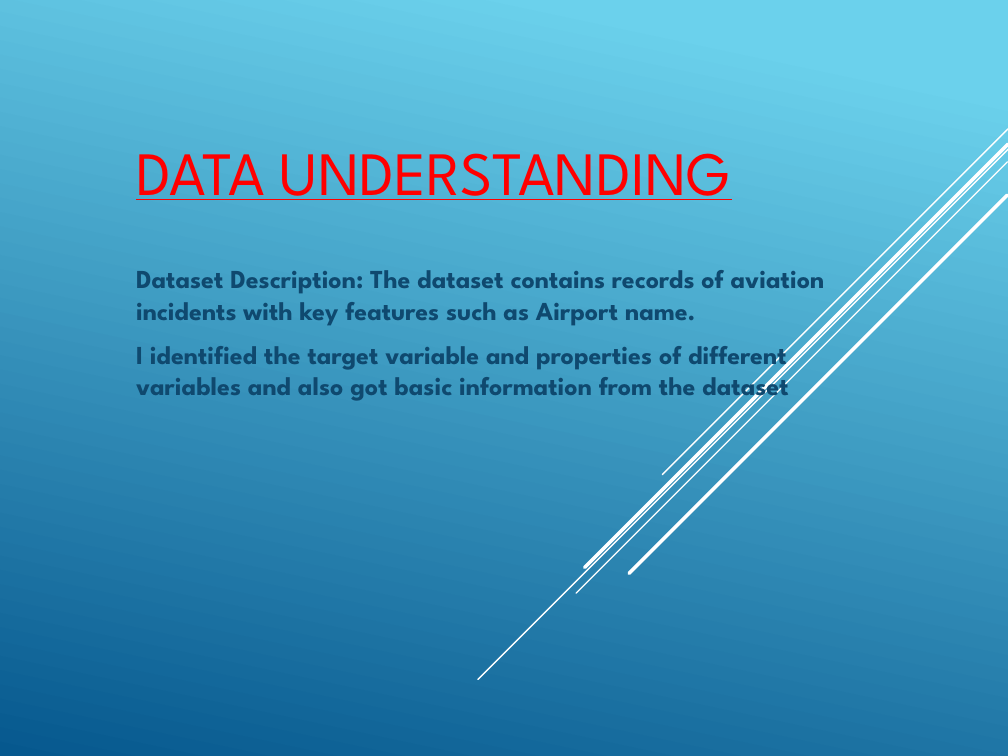
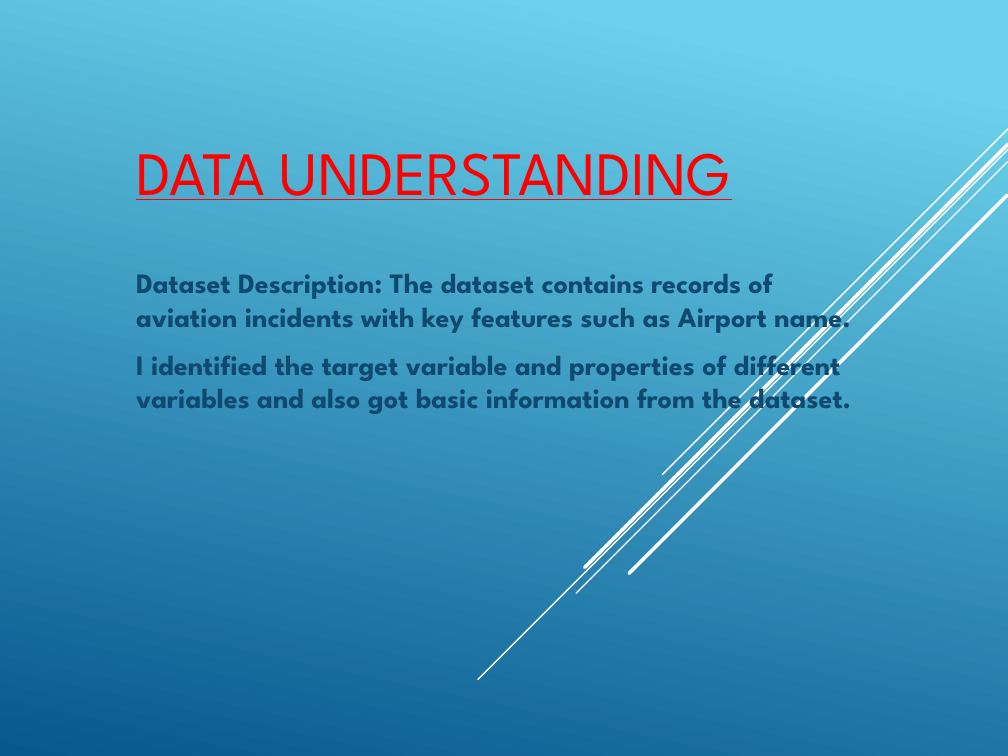
Before and after one commit to Zena-Karari/Final-Phase-1-Project, a slide deck: slide 4 of presentation.PDF.pptx. Drawn at 1008x756 pixels with LibreOffice and Linux fonts; fonts in the diff are those of the drawing. Boxes give left, top, right and bottom in pixels: in the first picture for what was removed or moved away, otherwise in the second. Text is boxed around its words. In the diff, an @@ line names an element or a change of style, - is before the commit and + after.

```diff
--- a/presentation.PDF.pptx
+++ b/presentation.PDF.pptx
@@ subtitle at <box>136,273,850,336</box>: size 18.5 to 20 pt in "Dataset Description: The dataset contains records of ..." @@
@@ subtitle at <box>136,347,851,418</box>: text changed; size 18.5 to 20 pt @@
-I identified the target variable and properties of different variables and also got basic information from the dataset
+I identified the target variable and properties of different variables and also got basic information from the dataset.
```
Also in this commit, not shown: 1 other slide changed, 4 other files.
